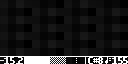
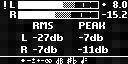
Two versions of the same layered image (128x64). Layer-by-layer changes:
added group "VU meter horiz copy" with 14 layers above "VU meter horiz" over [4, 1, 127, 53]
added layer "RMS PEAK" in group "VU meter horiz copy" over [33, 22, 105, 29]
added layer "R -7db -11db" in group "VU meter horiz copy" over [21, 46, 108, 53]
added layer "L -27db -7db" in group "VU meter horiz copy" over [22, 34, 103, 41]
added group "L" (1st of 3, in "VU meter horiz copy") with 5 layers in group "VU meter horiz copy" over [4, 1, 127, 9]
added layer "Layer 695 copy 5" in group "L" over [18, 1, 99, 9]
added layer "8.0" (1st of 2, in "VU meter horiz copy" › "L") in group "L" over [113, 1, 127, 8]
added layer "L" (2nd of 3, in "VU meter horiz copy" › "L") in group "L" over [10, 1, 15, 8]
added layer "!" (1st of 2, in "VU meter horiz copy" › "L") in group "L" over [4, 1, 6, 9]
added group "R" (1st of 3, in "VU meter horiz copy") with 4 layers in group "VU meter horiz copy" over [10, 11, 127, 19]
added layer "R" (2nd of 3, in "VU meter horiz copy" › "R") in group "R" over [10, 11, 16, 18]
added layer "-15.2" (1st of 3, in "VU meter horiz copy" › "R") in group "R" over [102, 11, 127, 18]
added layer "Layer 695 copy 4" (1st of 3, in "VU meter horiz copy" › "R") in group "R" over [18, 11, 99, 19]
hid group "HUD copy" (10 layers) over [0, 57, 128, 64]
showed group "HUD" (4 layers) over [0, 57, 128, 64]
